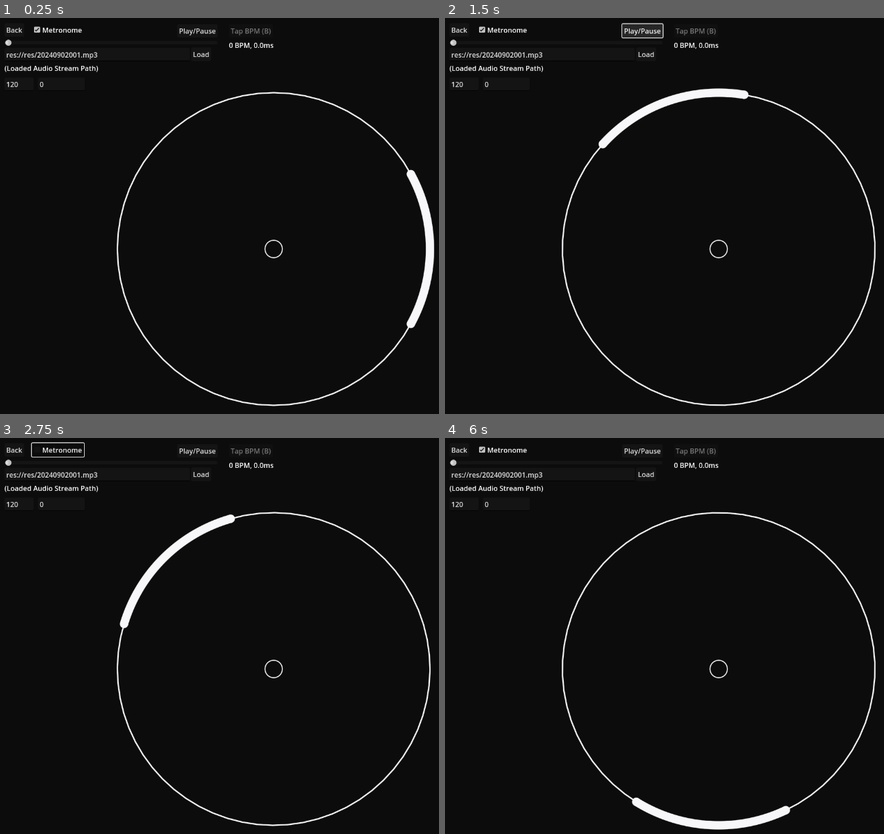
Above: before the commit, frames 1-4 (two rows, left to right).
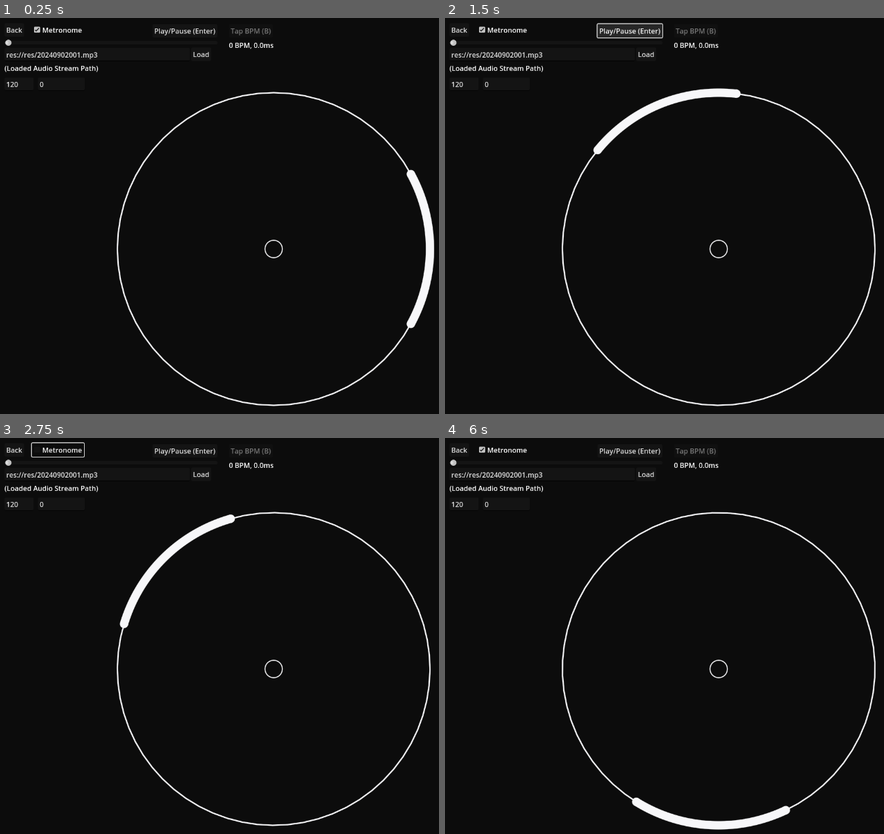
Above: after the commit, the same moments.

Repository: mougeee/marvelous-x
Game: Godot game, scene res://nodes/map_scene.tscn
Two runs of this game, one before a commit and one after it. Both use one fixed random seed, a clock stepped at 60 frames per second and the inputs below. The project has no main scene, so this scene is started directly. Sound files missing from this copy of the repository are replaced by a short silence.
Inputs (mouse positions are in pixels of both pictures, inside the frame that each line leads up to):
- Up to frame 1 (0.25 s): no input
- Up to frame 2 (1.5 s): click "Load" at 0.5 s; click "Play/Pause" (after the commit: "Play/Pause (Enter)") at 1.25 s
- Up to frame 3 (2.75 s): click "Metronome" at 2 s
- Up to frame 4 (6 s): click "Back" at 2.75 s; tap Enter (MapPlayPause) at 3.5 s; move the mouse to (840, 643) at 3.52 s; press the mouse at (840, 643) at 3.53 s; hold D (RightPress) 3.53-4.28 s; move the mouse to (607, 691) at 4.27 s; release the mouse at (607, 691) at 4.28 s; hold S (LeftPress) 4.28-5.03 s; tap Space (CriticalPress) at 4.35 s; move the mouse to (774, 564) at 5.02 s; hold D (RightPress) from 5.03 s (still down); tap B (MapTapBPM) at 5.1 s; move the mouse to (690, 762) at 5.77 s; click (690, 762) at 5.85 s

The runs differ from the first frame. In frame 1, 0.1% of the frame differs, in the area x 35-50%, y 2-5%; in frame 2, 0.8%, in the area x 26-99%, y 1-99%; in frame 3, 0.1%; in frame 4, 0.1%.
Error before the commit: Attempt to call function 'get_length' in base 'null instance' on a null instance. (res://scripts/map_scene.gd:31)

Commit message:
update metronome offset when offset input changed

Diff:
--- a/nodes/map_scene.tscn
+++ b/nodes/map_scene.tscn
@@ -44,11 +44,11 @@
 text = "Load"
 
 [node name="PlayPause" type="Button" parent="."]
-offset_left = 418.0
+offset_left = 361.0
 offset_top = 22.0
-offset_right = 511.0
+offset_right = 510.0
 offset_bottom = 53.0
-text = "Play/Pause
+text = "Play/Pause (Enter)
 "
 
 [node name="LoadedAudioStreamPath" type="Label" parent="."]
@@ -105,5 +105,6 @@
 [connection signal="pressed" from="LoadAudio" to="." method="_on_load_audio_pressed"]
 [connection signal="pressed" from="PlayPause" to="." method="_on_play_pause_pressed"]
 [connection signal="text_changed" from="BPM" to="." method="_on_bpm_text_changed"]
+[connection signal="text_changed" from="Offset" to="." method="_on_offset_text_changed"]
 [connection signal="pressed" from="TapBPMButton" to="." method="_on_tap_bpm_button_pressed"]
 [connection signal="pressed" from="MetronomeOn" to="." method="_on_metronome_on_pressed"]
--- a/scripts/map_scene.gd
+++ b/scripts/map_scene.gd
@@ -1,6 +1,7 @@
 extends Node2D
 
 var audio_playing = false
+var stream_loaded = false
 
 var offset = preload("res://scripts/globals.gd").offset
 
@@ -27,17 +28,21 @@
 
 
 func _on_load_audio_pressed() -> void:
+	if not ResourceLoader.exists($AudioSourcePath.text):
+		return
 	$AudioStreamPlayer.stream = load($AudioSourcePath.text)
 	$Timeline.max_value = $AudioStreamPlayer.stream.get_length() * 1000.0
 	$LoadedAudioStreamPath.text = $AudioSourcePath.text
+	stream_loaded = true
 
 
 func _on_play_pause_pressed() -> void:
+	if not stream_loaded:
+		return
 	if audio_playing:
 		$AudioStreamPlayer.stop()
 	else:
 		$AudioStreamPlayer.play($Timeline.value / 1000.0)
-		$Metronome.anchor_position = Time.get_ticks_usec() / 1_000_000.0 - $Timeline.value / 1000.0 + int($Offset.text) / 1000.0
 		pressed_log.clear()
 	audio_playing = not audio_playing
 	$Metronome.running = audio_playing and $MetronomeOn.button_pressed
@@ -84,3 +89,7 @@
 
 func _on_audio_stream_player_finished() -> void:
 	_on_play_pause_pressed()
+
+
+func _on_offset_text_changed(new_text: String) -> void:
+	$Metronome.anchor_position = Time.get_ticks_usec() / 1_000_000.0 - $Timeline.value / 1000.0 + int(new_text) / 1000.0
